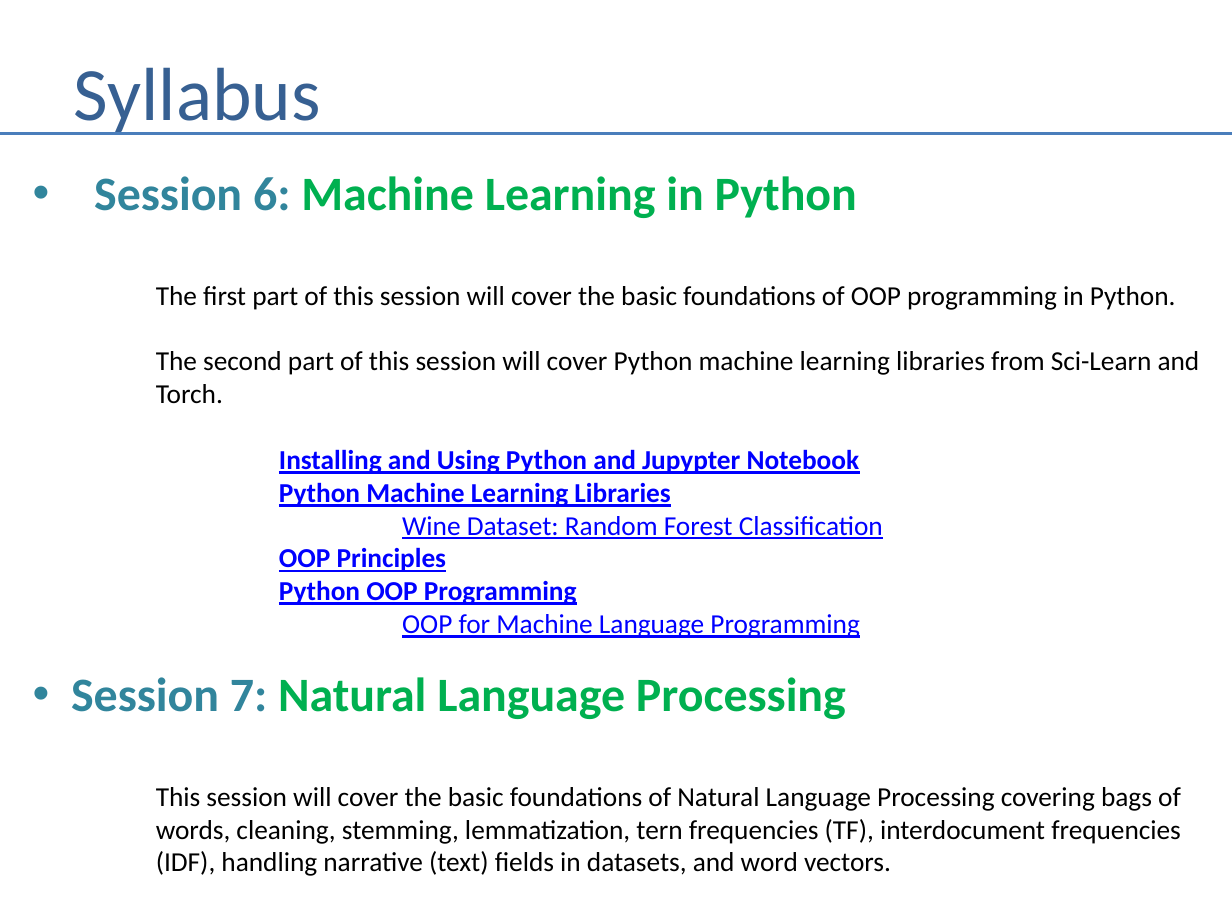
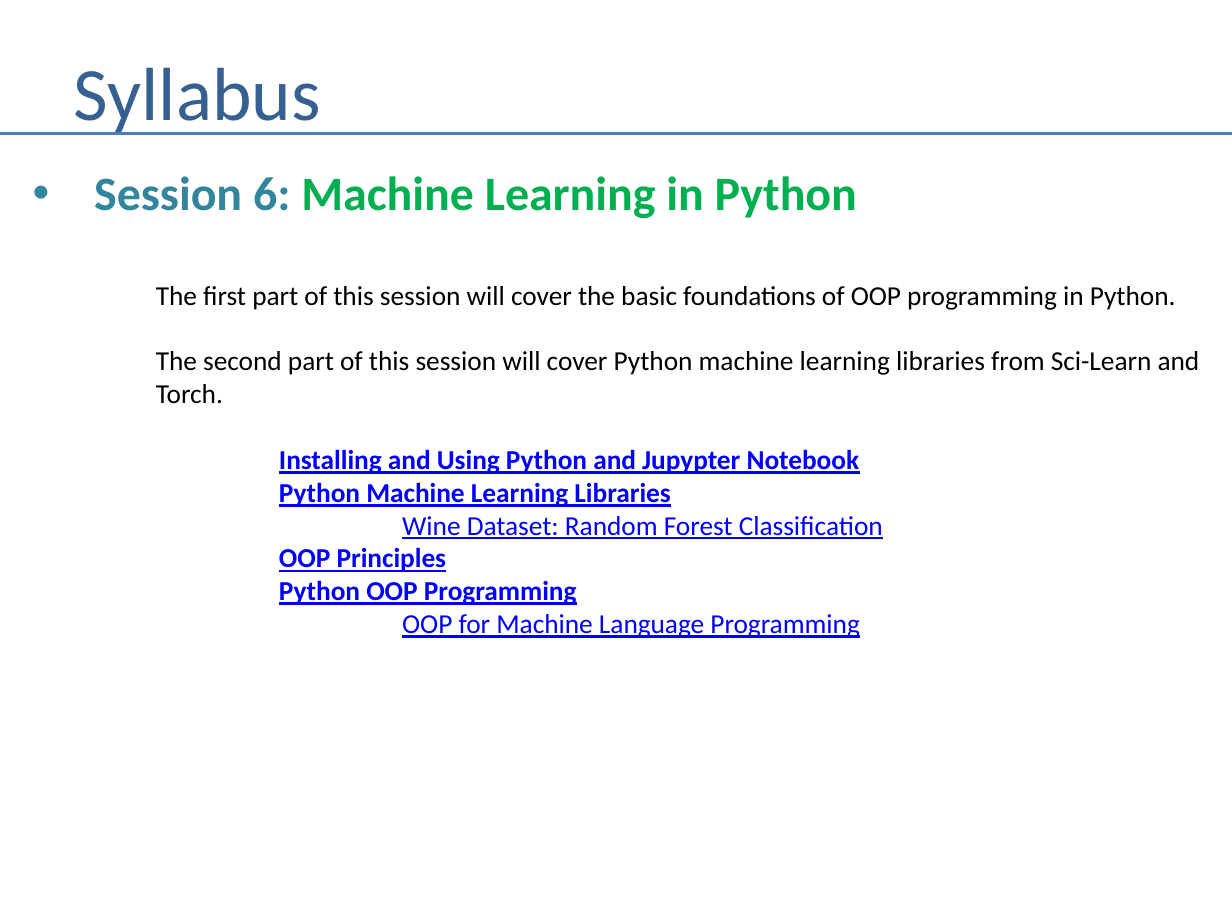
Before and after one commit to andrewferlitsch/Portland-Data-Science-Group, a slide deck: slide 8 of Presentations/AI Training Syllabus.pptx. Drawn at 1232x924 pixels with LibreOffice and Linux fonts; fonts in the diff are those of the drawing. Boxes give left, top, right and bottom in pixels: in the first picture for what was removed or moved away, otherwise in the second. Text is boxed around its words. In the diff, an @@ line names an element or a change of style, - is before the commit and + after.

Commit message:
update to syllabus for NLP

```diff
--- a/Presentations/AI Training Syllabus.pptx
+++ b/Presentations/AI Training Syllabus.pptx
@@ text at (x1=71, y1=677, x2=1181, y2=876): paragraphs removed @@
-• Session 7: Natural Language Processing
-This session will cover the basic foundations of Natural Language Processing covering bags of
-words, cleaning, stemming, lemmatization, tern frequencies (TF), interdocument frequencies
-(IDF), handling narrative (text) fields in datasets, and word vectors.
```
Also in this commit, not shown: 1 other slide changed, 1 slide added.
